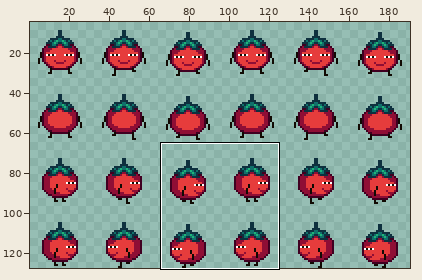
Sprite sheet -- assets/player/tomatodoki_walk.png. The picture above shows the old version from afar; the outline marks the close-up.
Close-up. Before:
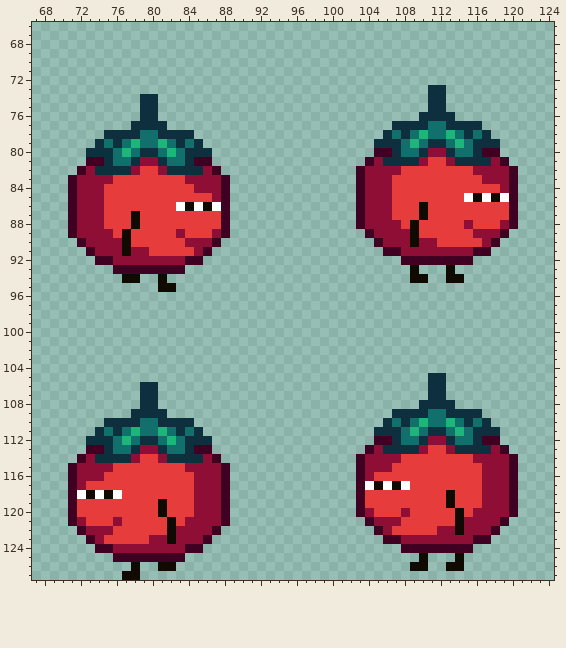
The file is 192x128 pixels. Shown: x 67..124, y 66..127. The wide view leaves out empty margins. The commit also changed other parts of the picture, which this record leaves out.
And afterwards:
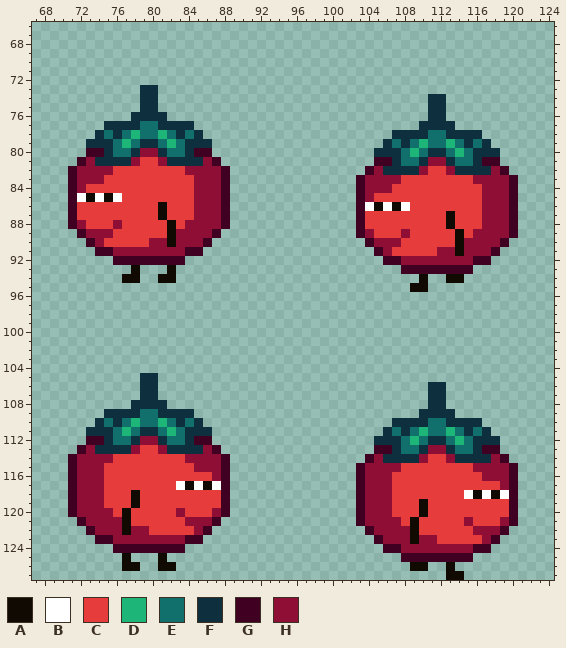
Palette (. is transparent): A #110a03  B #ffffff  C #e63c3c  D #1eb678  E #11706b  F #0e303e  G #400021  H #8f0e35
From old to new:
Changed rows in their new state; - is an unchanged pixel.
first column x 71:
 73 --------FF------------------------------..--------
 76 -------F--F----------------------------.--.-------
 77 ----FFF-EE-FFF----------------------...-FF-...----
 78 ---FE-ED--DE-EF--------------------.F-FF--FF-F.---
 79 --F-FEDEFFEDEF-F------------------.-EFEDEEDEFE-.--
 80 --GG--EFHHFE--GG------------------FF--DEFFED--FF--
 81 -GHF-FFHCCHFF-FHG----------------.GG-EEFHHFEE-GG.-
 82 GH-HHCCC--CCCHH-HG--------------.G-FFFFH--HFFFF-G.
 83 ----C--------C----------------------H--------H----
 84 --CC------------------------------------------HH--
 85 -BABAB--------HH------------------CC--------CCHHH-
 86 -CCC------A-CCHHH----------------BABAB-C------HHH-
 87 -CCC---C--A---HHH----------------CCC---C--A---HHH-
 88 --CC-H-C---A-HHHH----------------CCCC-C---A-C-HH--
 89 .G----C----A-HHHG.--------------GHCCC-C----A----HG
 90 -.G-CCC--HHAH--G.----------------GH--CCCC--AHH-HG-
 91 --.GG-H--HHHHGG.------------------GHCCCCC--A-HHG--
 92 ---..GGGGGGGG..--------------------GGHHHHHHHHGG---
 93 -----..A...A.------------------------GGGGGGGG-----
 94 -----------A--------------------------.-----------
 95 ----------..--------------------------AA----------
first column x 71:
105 --------FF------------------------------..--------
108 -------F--F----------------------------.--.-------
109 ----FFF-EE-FFF----------------------...-FF-...----
110 ---FE-ED--DE-EF--------------------.F-FF--FF-F.---
111 --F-FEDEFFEDEF-F------------------.-EFEDEEDEFE-.--
112 --GG--EFHHFE--GG------------------FF--DEFFED--FF--
113 -GHF-FFHCCHFF-FHG----------------.GG-EEFHHFEE-GG.-
114 GH-HHCCC--CCCHH-HG--------------.G-FFFFH--HFFFF-G.
115 ----C--------C----------------------H--------H----
116 --------------CC------------------HH--------------
117 --HH--------BABAB----------------HHHCC--------CC--
118 -HHHCC-A------CCC----------------HHH------C-BABAB-
119 -HHH---A--C---CCC----------------HHH---A--C---CCC-
120 -HHHH-A---C-H-CC------------------HH-C-A---C-CCCC-
121 .GHHH-A----C----G.--------------GH----A----C-CCCHG
122 -.G--HAHH--CCC-G.----------------GH-HHA--CCCC--HG-
123 --.GGHHHH--H-GG.------------------GHH-A--CCCCCHG--
124 ---..GGGGGGGG..--------------------GGHHHHHHHHGG---
125 -----.A...A..------------------------GGGGGGGG-----
126 ------A------------------------------------.------
127 ------..----------------------------------AA------
Pixel boxes of the changes (left, top, right, bottom) in both close-ups:
changed: (68, 85, 230, 292)
changed: (356, 85, 518, 292)
changed: (68, 373, 230, 580)
changed: (356, 373, 518, 580)
